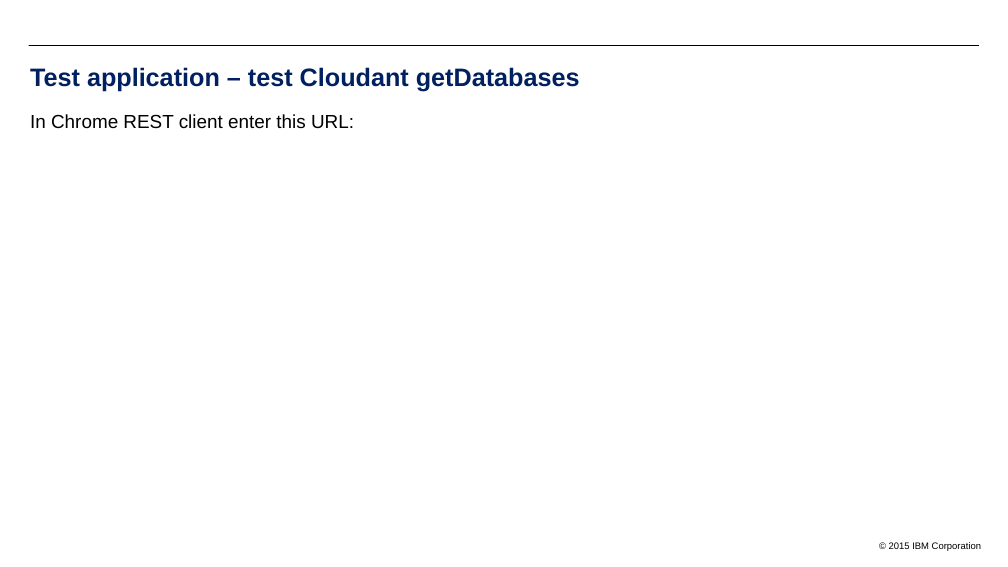
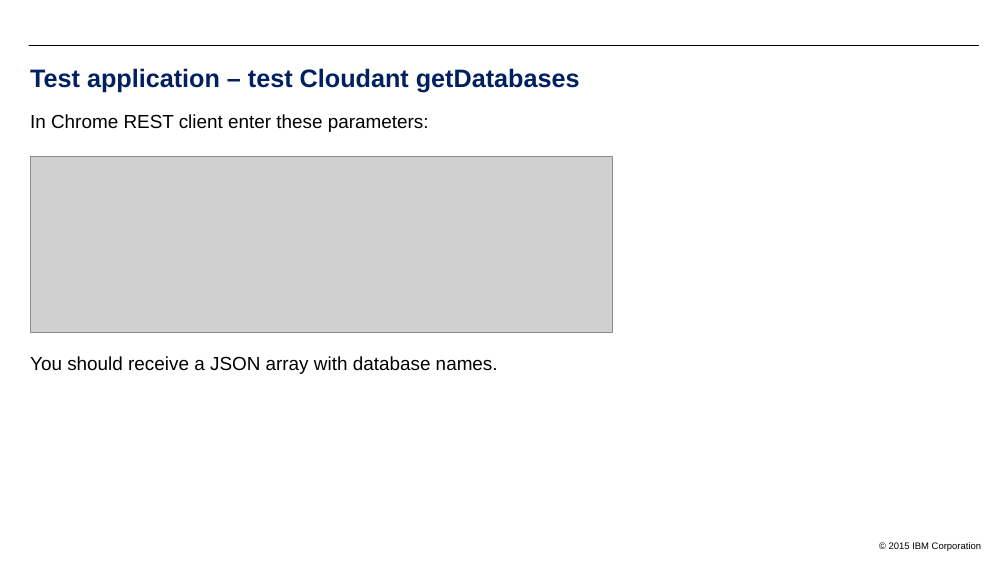
Before and after one commit to ibmecod/java-rest-dataservices, a slide deck: slide 15 of documents/LabX - Java Plays - REST data services.pptx. Drawn at 1008x567 pixels with LibreOffice and Linux fonts; fonts in the diff are those of the drawing; grey boxes stand for pictures; background and template pictures are left out. Boxes give left, top, right and bottom in pixels: in the first picture for what was removed or moved away, otherwise in the second. Text is boxed around its words. In the diff, an @@ line names an element or a change of style, - is before the commit and + after.

```diff
--- a/documents/LabX - Java Plays - REST data services.pptx
+++ b/documents/LabX - Java Plays - REST data services.pptx
@@ text at [30,114,429,132]: text changed @@
-In Chrome REST client enter this URL:
+In Chrome REST client enter these parameters:
@@ picture added at [30,156,612,332] @@
@@ text added at [30,356,498,374], 18 pt, text #000000 @@
+You should receive a JSON array with database names.
```
Also in this commit, not shown: 2 other slides changed, 3 slides added, 1 other file.
